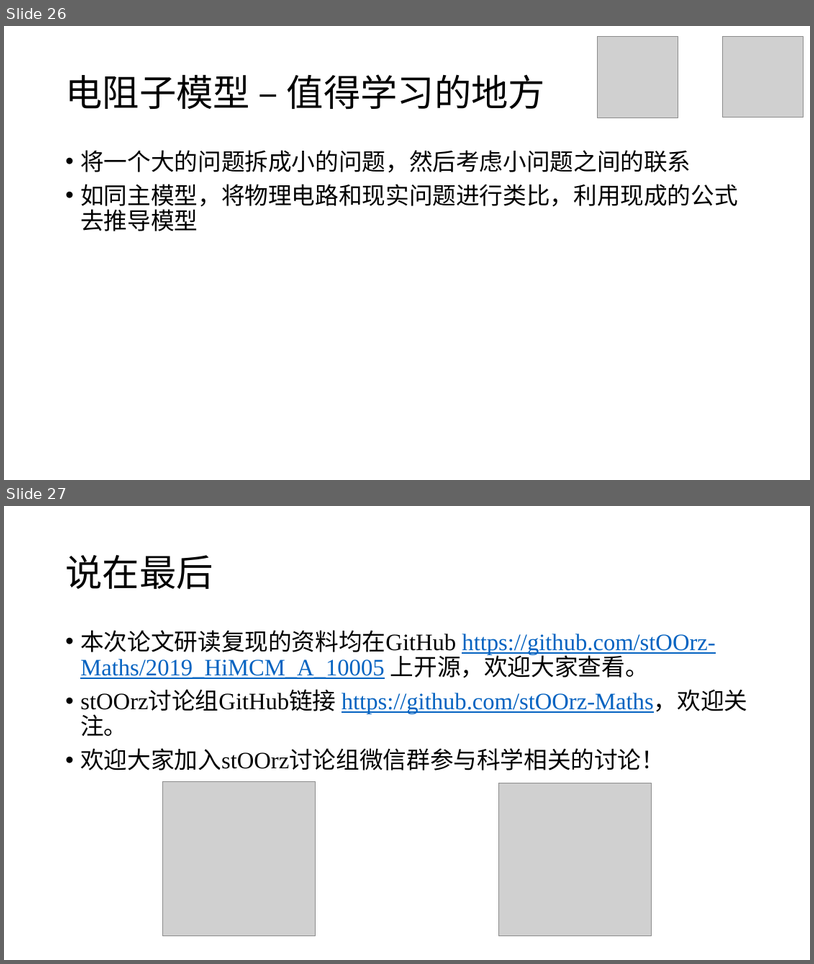
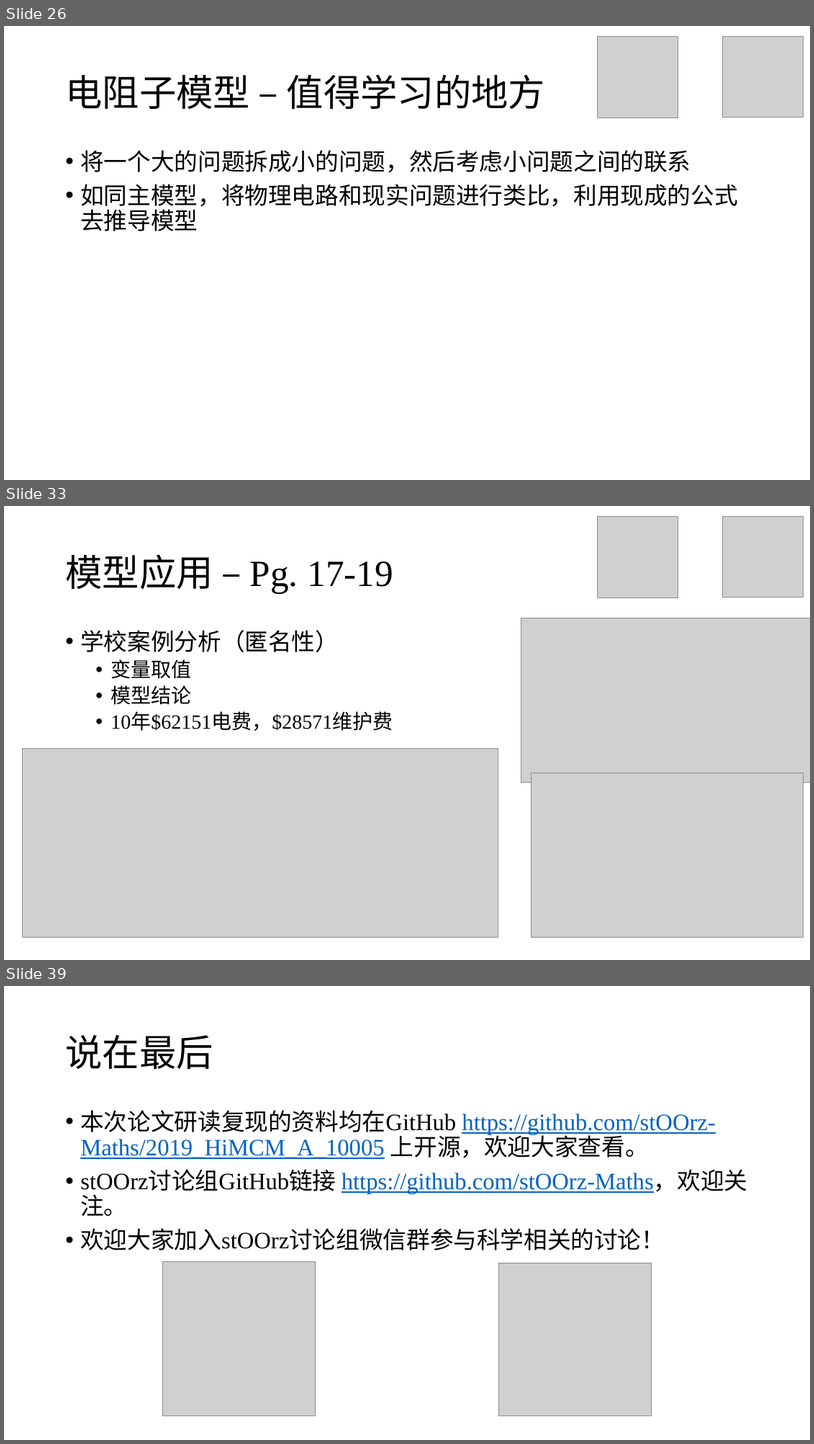
Before and after one commit to stOOrz-Science-Mind/2019_HiMCM_A_10005, a slide deck: 10005.pptx. Shown one above the other, each under a label of ours: slides 26 and 27 before the commit, slides 26, 33 and 39 after it; the slides between them are not shown. The pictures are 814x964 and 814x1444 pixels, drawn with LibreOffice and Linux fonts; fonts in the diff are those of the drawing; grey boxes stand for pictures. Boxes give left, top, right and bottom in pixels: in the first picture for what was removed or moved away, otherwise in the second. Text is boxed around its words. In the diff, an @@ line names an element or a change of style, - is before the commit and + after.

```diff
--- a/10005.pptx
+++ b/10005.pptx
@@ slide 33 added at box(4, 506, 810, 960), background #FFFFFF @@
@@ picture added at box(598, 516, 679, 597) @@
@@ picture added at box(723, 516, 804, 597) @@
@@ title added at box(65, 554, 394, 593), 44 pt, text #000000 @@
+模型应用 – Pg. 17-19
@@ text added at box(80, 630, 393, 731), 24 pt, text #000000 @@
+• 学校案例分析（匿名性）
+  • 变量取值
+  • 模型结论
+  • 10年$62151电费，$28571维护费
@@ picture added at box(521, 618, 810, 782) @@
@@ picture added at box(23, 748, 498, 937) @@
@@ picture added at box(532, 773, 804, 937) @@
@@ what was slide 27 is now slide 39 @@
```
Also in this commit, not shown: 3 slides changed, 11 other slides added, 2 other files.
